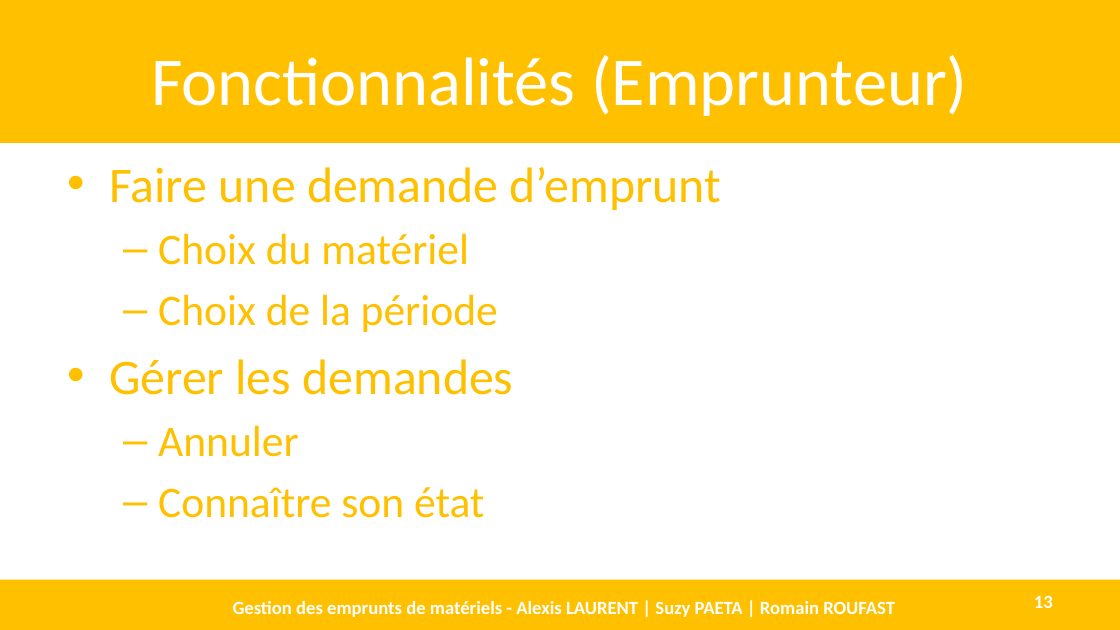
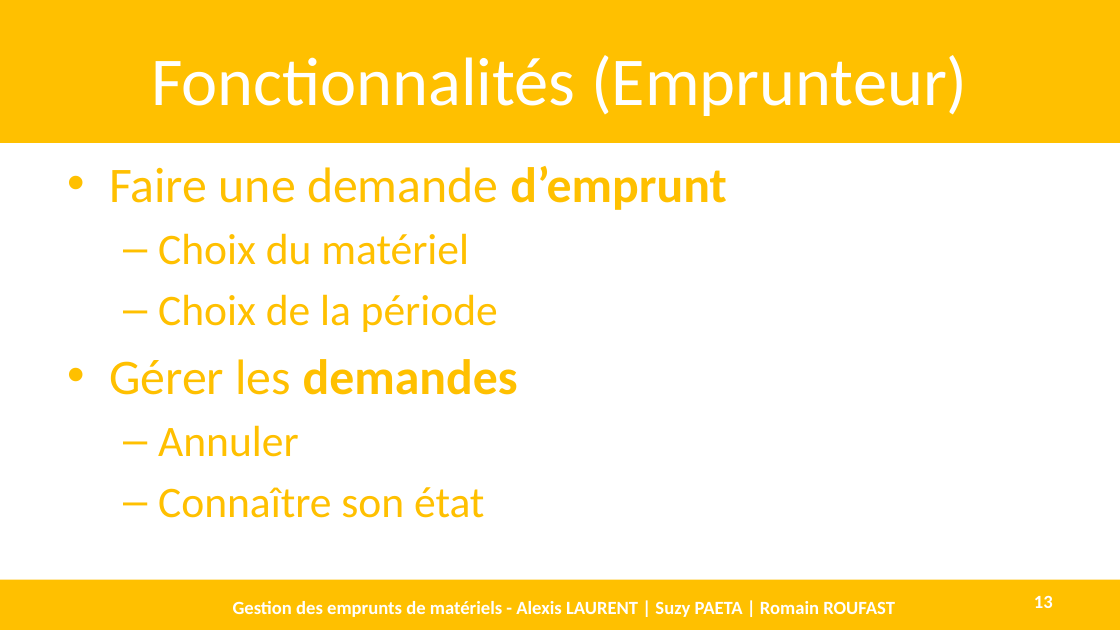
Before and after one commit to AlexisLaurent/Gestion_des_Emprunts, a slide deck: slide 13 of Livrables/D1.3 - DEF.pptx. Drawn at 1120x630 pixels with LibreOffice and Linux fonts; fonts in the diff are those of the drawing. Boxes give left, top, right and bottom in pixels: in the first picture for what was removed or moved away, otherwise in the second. Text is boxed around its words. In the diff, an @@ line names an element or a change of style, - is before the commit and + after.

```diff
--- a/Livrables/D1.3 - DEF.pptx
+++ b/Livrables/D1.3 - DEF.pptx
@@ text at bbox=[109, 166, 726, 395]: bold on in "d’emprunt", "demandes" @@
```
Also in this commit, not shown: 5 other slides changed, 1 slide added.
